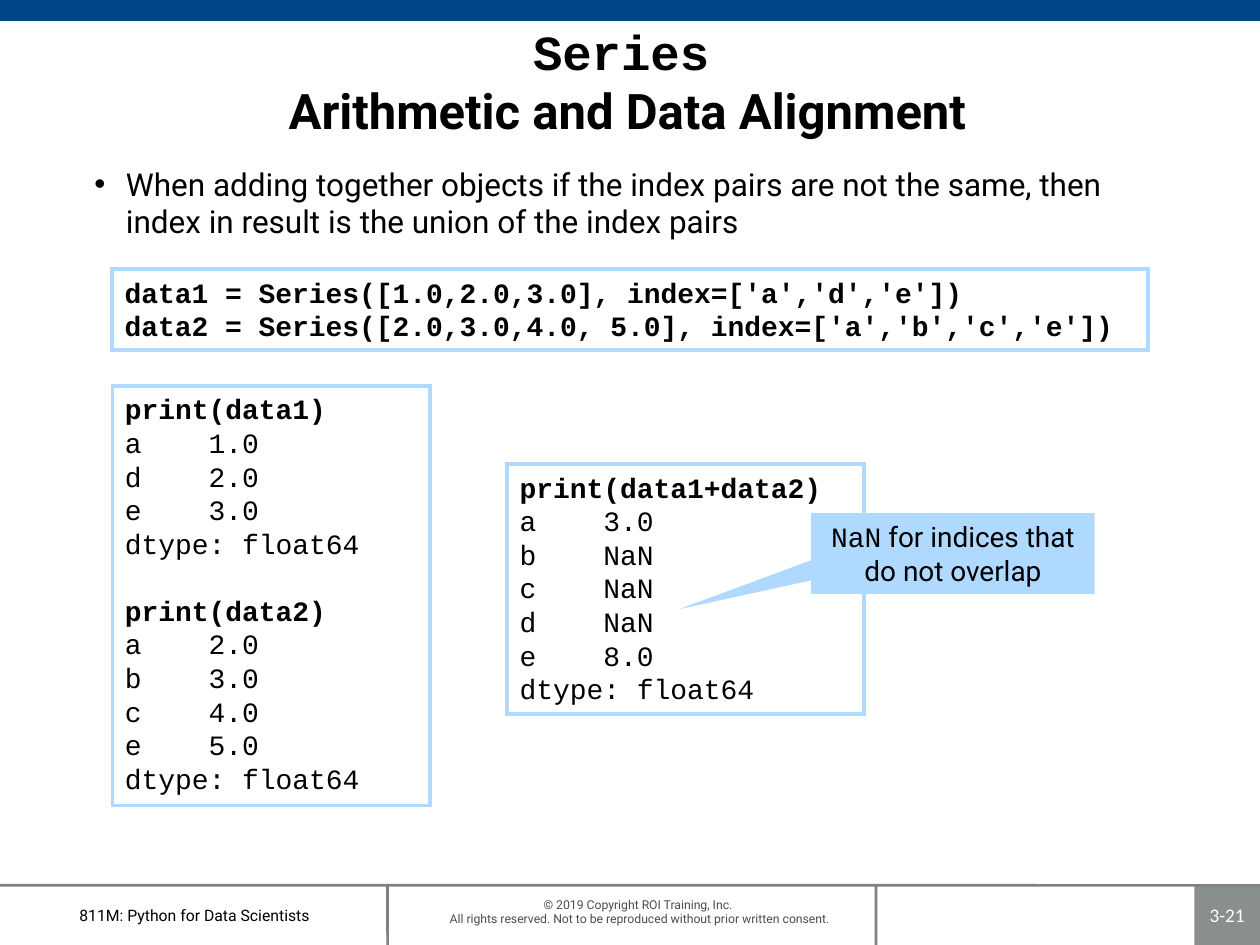
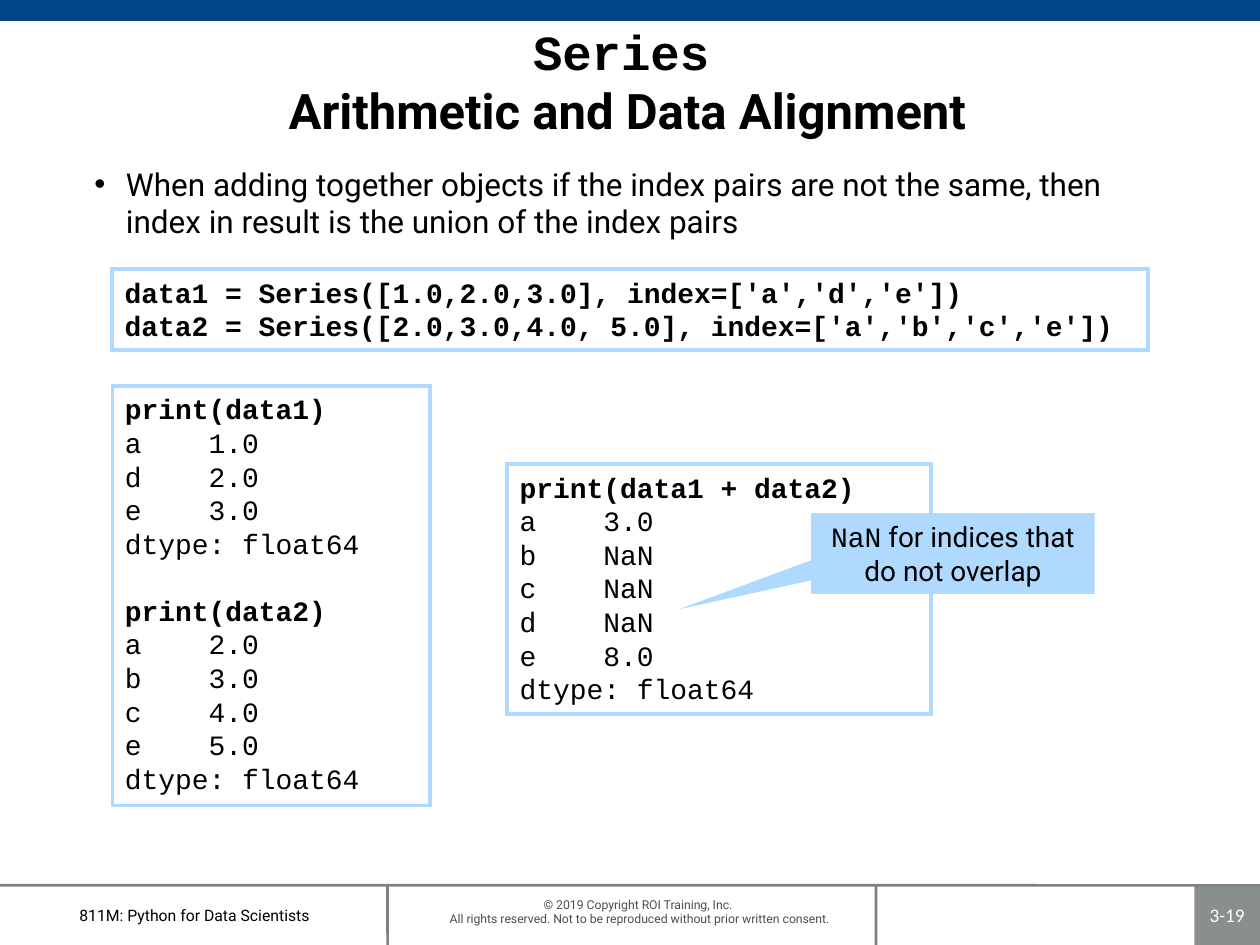
Before and after one commit to roitraining/PythonProgram, a slide deck: slide 19 of Day3-Pandas/Ch03-Pandas.pptx (slide 21 before the commit). Drawn at 1260x945 pixels with LibreOffice and Linux fonts; fonts in the diff are those of the drawing; background and template pictures are left out. Boxes give left, top, right and bottom in pixels: in the first picture for what was removed or moved away, otherwise in the second. Text is boxed around its words. In the diff, an @@ line names an element or a change of style, - is before the commit and + after.

```diff
--- a/Day3-Pandas/Ch03-Pandas.pptx
+++ b/Day3-Pandas/Ch03-Pandas.pptx
@@ rectangle "print(data1 + data2)" resized from (x1=508, y1=464, x2=864, y2=714) to (x1=508, y1=464, x2=932, y2=714) @@
@@ text in rectangle at (x1=520, y1=478, x2=855, y2=504): spaces changed @@
-print(data1+data2)
+print(data1 + data2)
@@ page number at (x1=1210, y1=909, x2=1245, y2=922): text changed @@
-3-21
+3-19
```
Also in this commit, not shown: 7 other slides changed, 2 slides removed, 1 other file.
